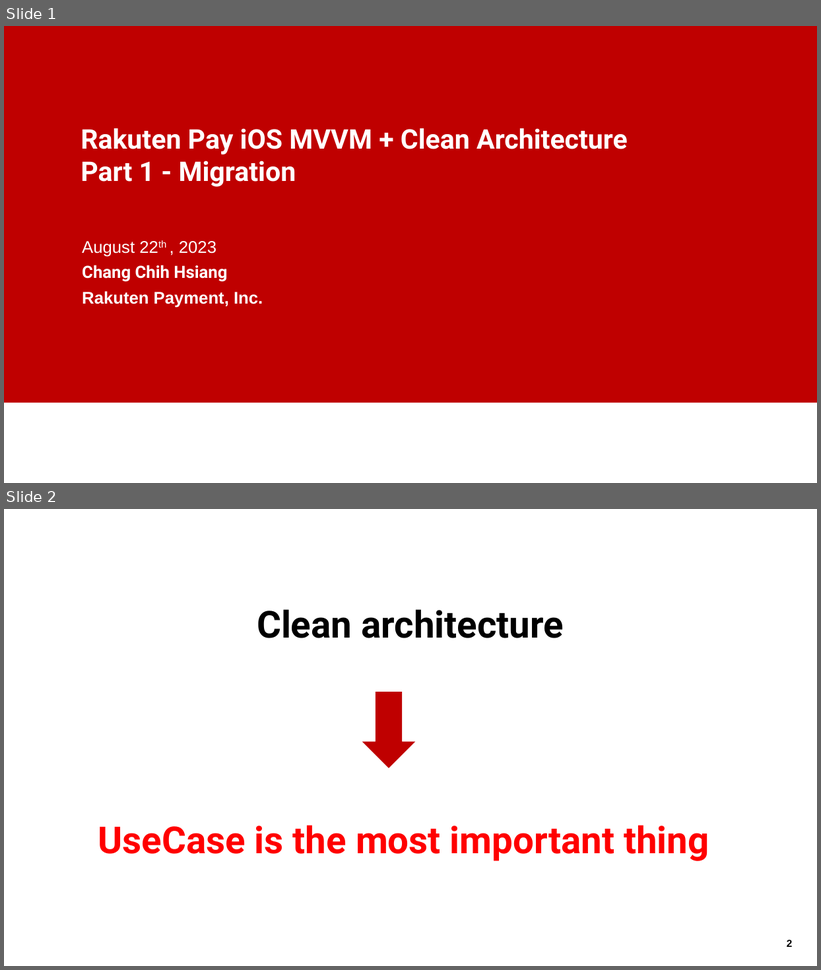
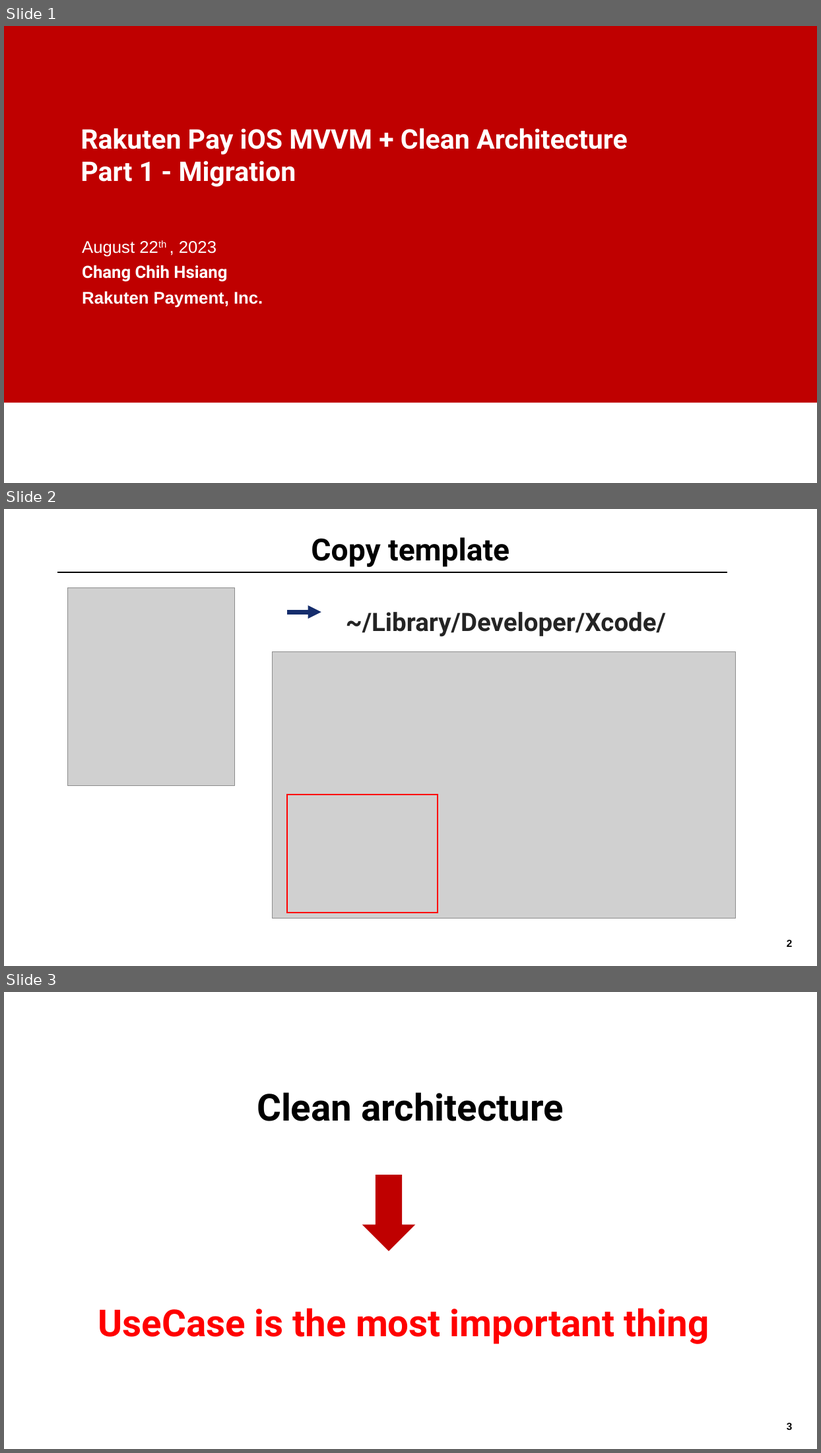
Before and after one commit to ck2shine/MVVMC-Sample, a slide deck: MVVM-Clean-Migration/Guidence.pptx. Shown one above the other, each under a label of ours: slides 1 and 2 before the commit, slides 1, 2 and 3 after it. The pictures are 821x970 and 821x1453 pixels, drawn with LibreOffice and Linux fonts; fonts in the diff are those of the drawing; grey boxes stand for pictures; background and template pictures are left out. Boxes give left, top, right and bottom in pixels: in the first picture for what was removed or moved away, otherwise in the second. Text is boxed around its words. In the diff, an @@ line names an element or a change of style, - is before the commit and + after.

```diff
--- a/MVVM-Clean-Migration/Guidence.pptx
+++ b/MVVM-Clean-Migration/Guidence.pptx
@@ slide 2 added at [4, 509, 817, 966], background #FFFFFF; not listed: 1 template element that a slide beside it also shows @@
@@ title added at [311, 537, 510, 567], 36 pt, text #000000, bold @@
+Copy template
@@ line added from (57, 572) to (727, 572), #000000 1 pt @@
@@ picture added at [68, 588, 235, 786] @@
@@ arrow added from (287, 612) to (321, 612), #152D6C 5.25 pt @@
@@ text added at [346, 612, 666, 637], 30 pt, text #242424, bold @@
+~/Library/Developer/Xcode/
@@ picture added at [273, 652, 736, 919] @@
@@ rectangle added at [287, 795, 438, 913], outline #FF0000 1.5 pt @@
@@ what was slide 2 is now slide 3 @@
@@ page number at [787, 1423, 793, 1430]: text changed @@
-2
+3
```
Also in this commit, not shown: 1 slide changed, 1 other slide added.
